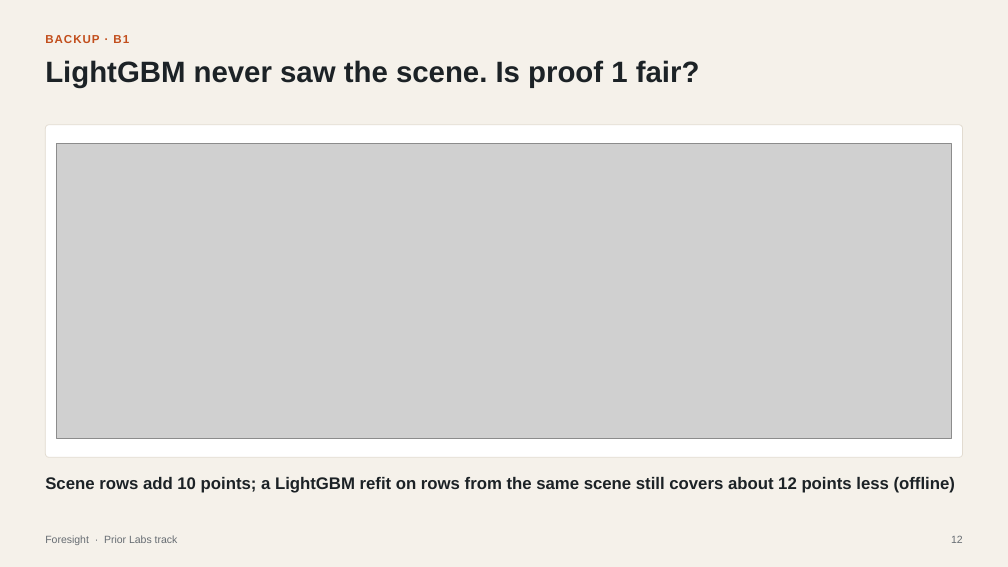
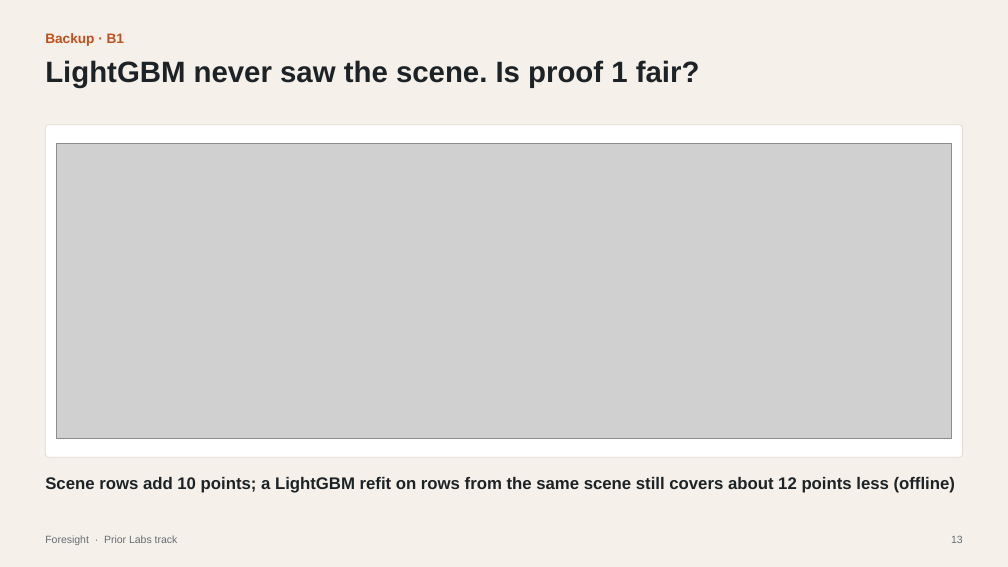
Before and after one commit to shiinalight/Foresight, a slide deck: slide 13 of deck/Foresight_finalist_static.pptx (slide 12 before the commit). Drawn at 1008x567 pixels with LibreOffice and Linux fonts; fonts in the diff are those of the drawing; grey boxes stand for pictures. Boxes give left, top, right and bottom in pixels: in the first picture for what was removed or moved away, otherwise in the second. Text is boxed around its words. In the diff, an @@ line names an element or a change of style, - is before the commit and + after.

```diff
--- a/deck/Foresight_finalist_static.pptx
+++ b/deck/Foresight_finalist_static.pptx
@@ text at [45,33,124,46]: text changed; size 11 to 13 pt @@
-BACKUP · B1
+Backup · B1
```
Also in this commit, not shown: 21 other slides changed, 1 slide added, 11 other files.
